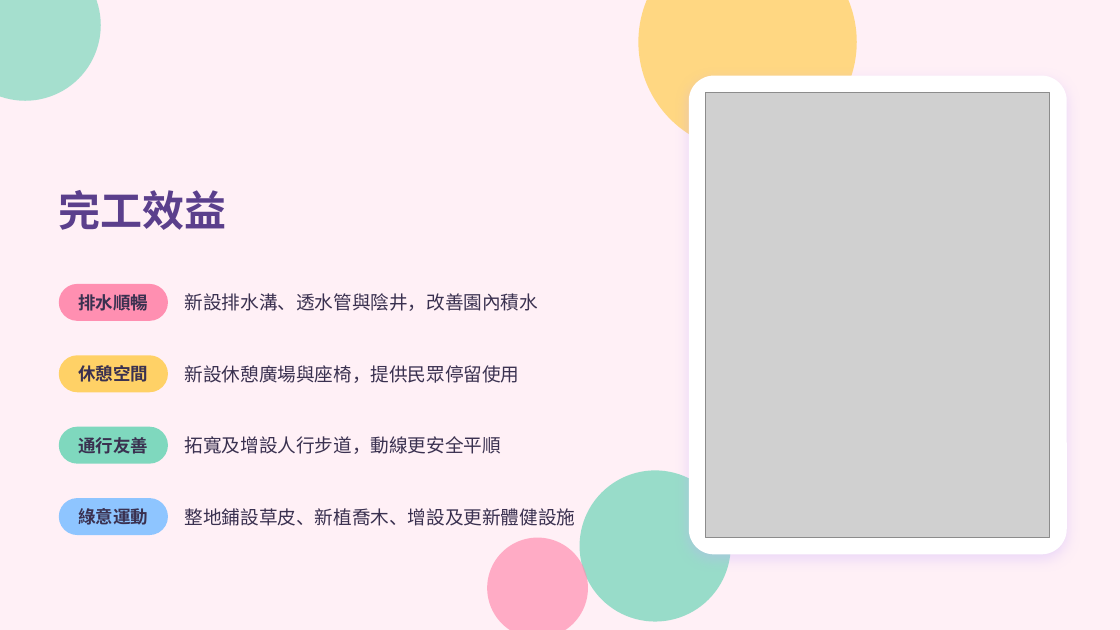
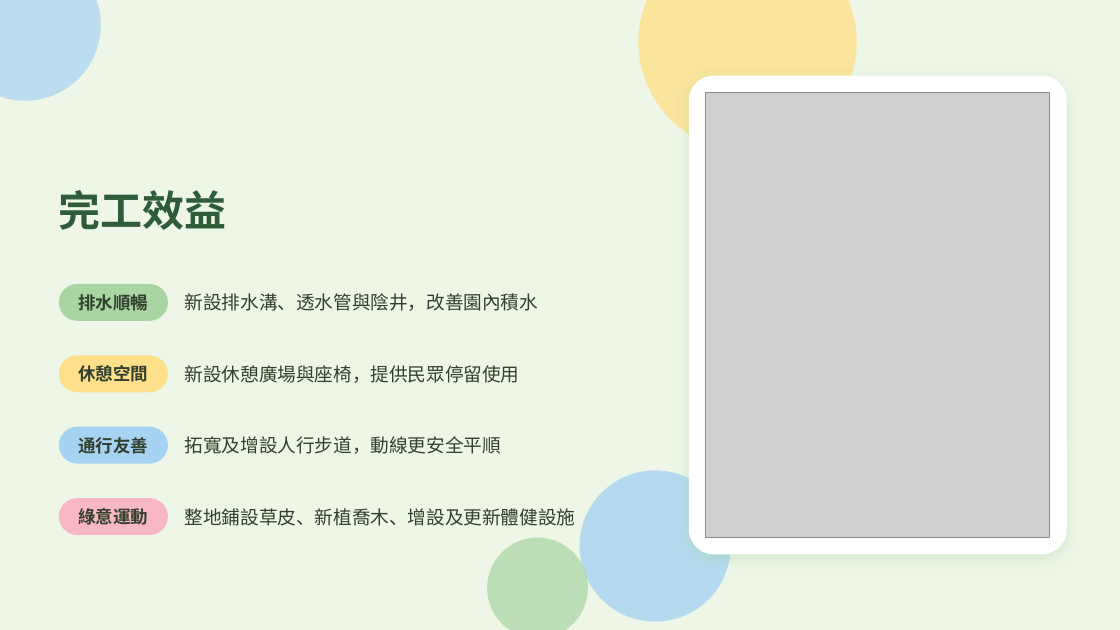
Before and after one commit to g6135e-prog/WORK, a slide deck: slide 7 of 115年度蘆洲區公園廣場基礎設施整建工程_完工成果說明.pptx. Drawn at 1120x630 pixels with LibreOffice and Linux fonts; fonts in the diff are those of the drawing; grey boxes stand for pictures. Boxes give left, top, right and bottom in pixels: in the first picture for what was removed or moved away, otherwise in the second. Text is boxed around its words. In the diff, an @@ line names an element or a change of style, - is before the commit and + after.

```diff
--- a/115年度蘆洲區公園廣場基礎設施整建工程_完工成果說明.pptx
+++ b/115年度蘆洲區公園廣場基礎設施整建工程_完工成果說明.pptx
@@ background #FFF0F6 to #EEF6E8 @@
@@ ellipse at box(0, 0, 101, 101): fill #7FD8BE at 70% opacity to #A7D3F2 at 70% opacity @@
@@ ellipse at box(639, 0, 857, 151): fill #FFD166 at 80% opacity to #FFE08A at 80% opacity @@
@@ rounded rectangle at box(689, 76, 1067, 555): shadow changed @@
@@ title "完工效益" at box(59, 190, 227, 230): text colour #5B3F8C to #2F5D3A @@
@@ rounded rectangle at box(59, 284, 168, 321): fill #FF8FB1 to #A8D5A2 @@
@@ rounded rectangle at box(59, 355, 168, 392): fill #FFD166 to #FFE08A @@
@@ rounded rectangle at box(59, 427, 168, 464): fill #7FD8BE to #A7D3F2 @@
@@ ellipse at box(580, 471, 731, 622): fill #7FD8BE at 80% opacity to #A7D3F2 at 80% opacity @@
@@ rounded rectangle at box(59, 498, 168, 535): fill #8EC5FF to #F7B7C3 @@
@@ text colour #3A3150 to #33402F in 8 elements at box(78, 294, 148, 311), box(185, 293, 538, 311), box(78, 365, 148, 382), box(185, 365, 520, 383), box(78, 437, 148, 454), box(185, 436, 501, 454), box(78, 505, 148, 528), box(185, 508, 576, 526) @@
@@ ellipse at box(487, 538, 588, 630): fill #FF8FB1 at 70% opacity to #A8D5A2 at 70% opacity @@
```
Also in this commit, not shown: 6 other slides changed.
